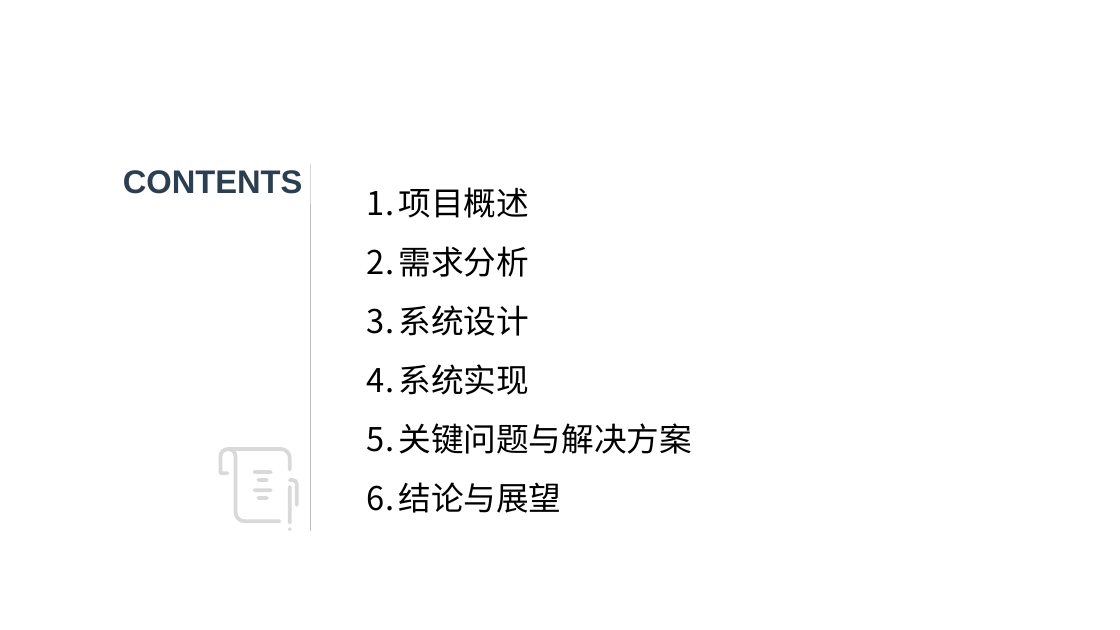
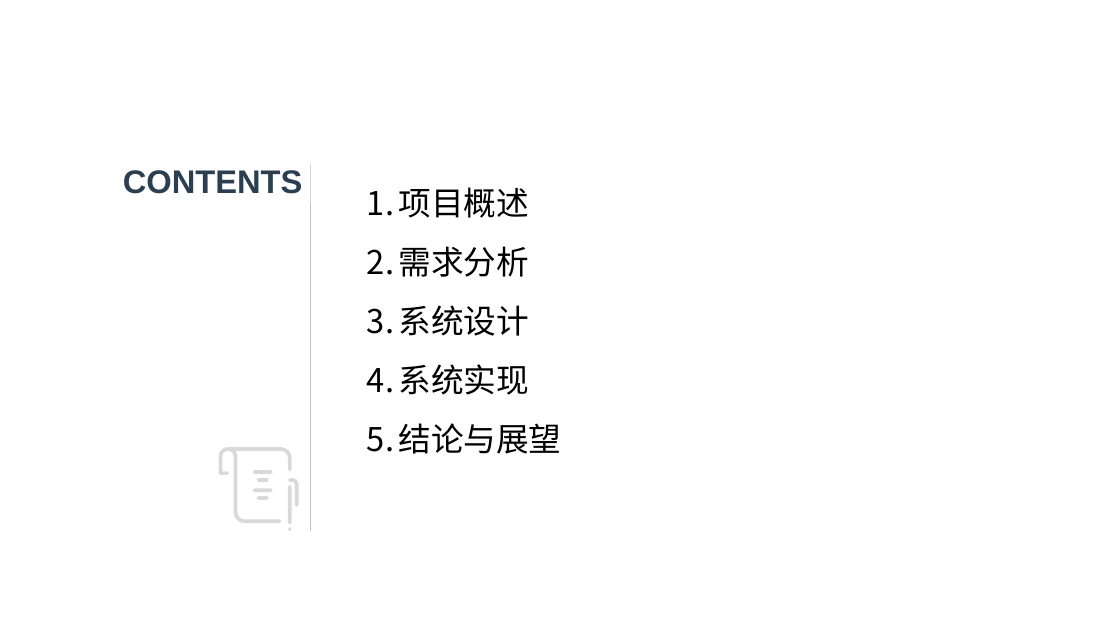
Before and after one commit to Allan-Peng/Graduation-Thesis, a slide deck: slide 2 of PPT/15180600526张馨月.pptx. Drawn at 1120x630 pixels with LibreOffice and Linux fonts; fonts in the diff are those of the drawing. Boxes give left, top, right and bottom in pixels: in the first picture for what was removed or moved away, otherwise in the second. Text is boxed around its words. In the diff, an @@ line names an element or a change of style, - is before the commit and + after.

```diff
--- a/PPT/15180600526张馨月.pptx
+++ b/PPT/15180600526张馨月.pptx
@@ text at [399,423,693,454]: paragraph removed @@
-5. 关键问题与解决方案
```
